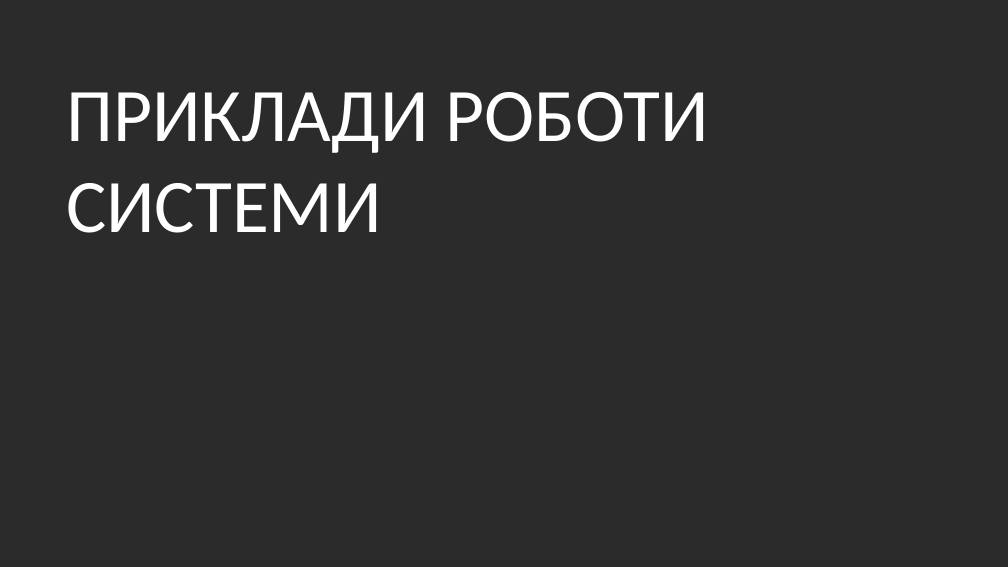
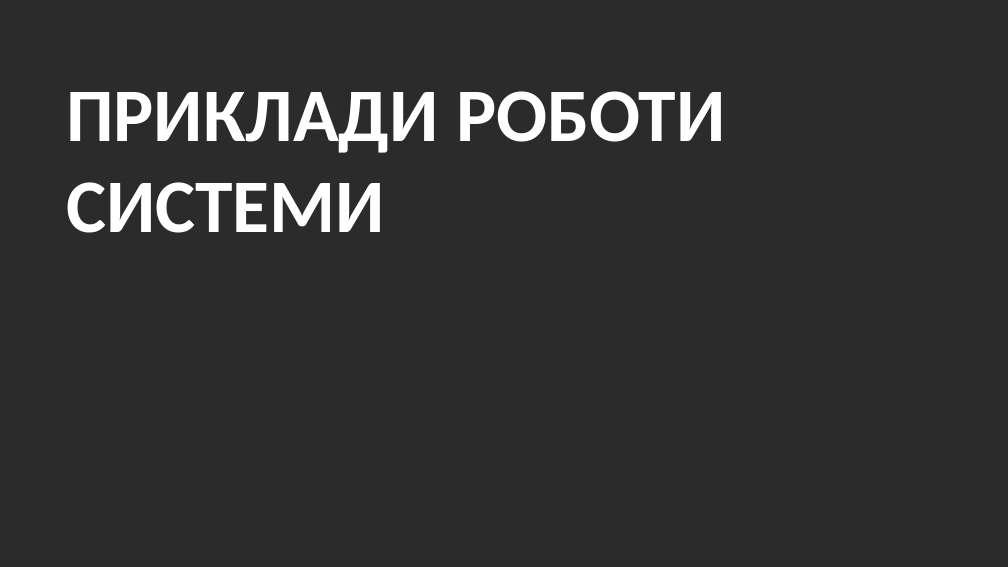
Before and after one commit to andronik-GitHub/WorkWave, a slide deck: slide 17 of Andronik_WorkWave-Presentation.pptx (slide 18 before the commit). Drawn at 1008x567 pixels with LibreOffice and Linux fonts; fonts in the diff are those of the drawing; background and template pictures are left out; a plain dark background stands for a picture behind light text. Boxes give left, top, right and bottom in pixels: in the first picture for what was removed or moved away, otherwise in the second. Text is boxed around its words. In the diff, an @@ line names an element or a change of style, - is before the commit and + after.

```diff
--- a/Andronik_WorkWave-Presentation.pptx
+++ b/Andronik_WorkWave-Presentation.pptx
@@ text "ПРИКЛАДИ РОБОТИ СИСТЕМИ" at (66,91,726,233): bold on @@
```
Also in this commit, not shown: 10 other slides changed, 3 slides added, 7 slides removed, 4 other files.
